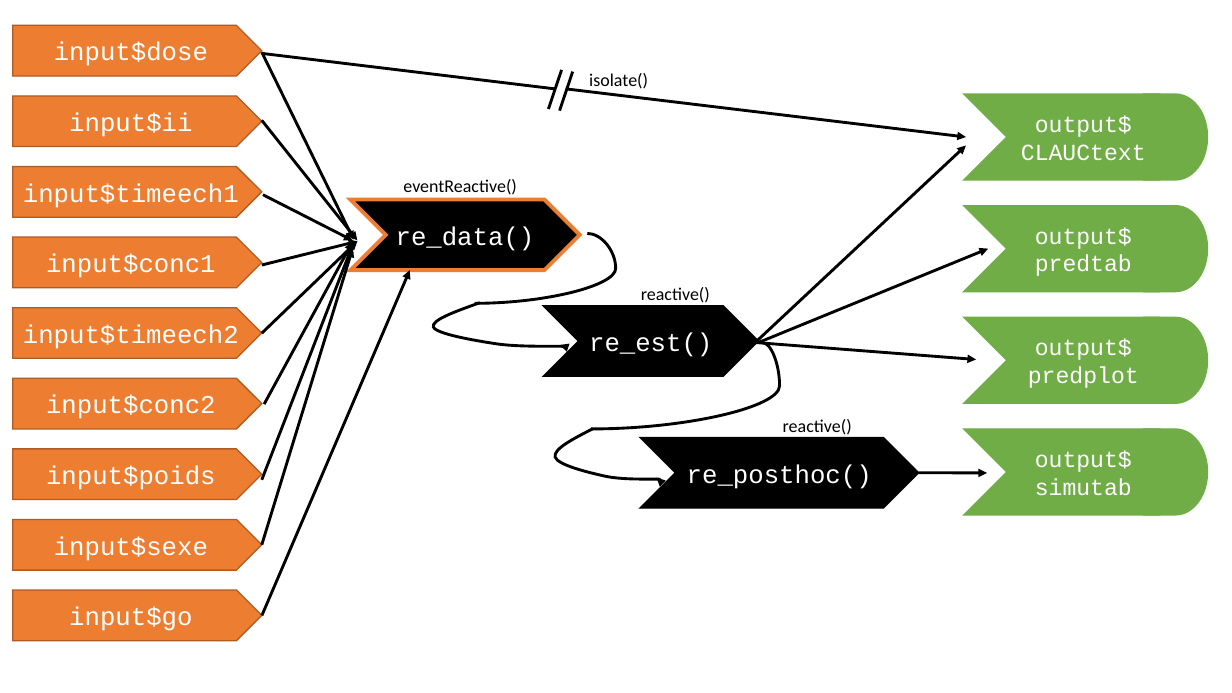
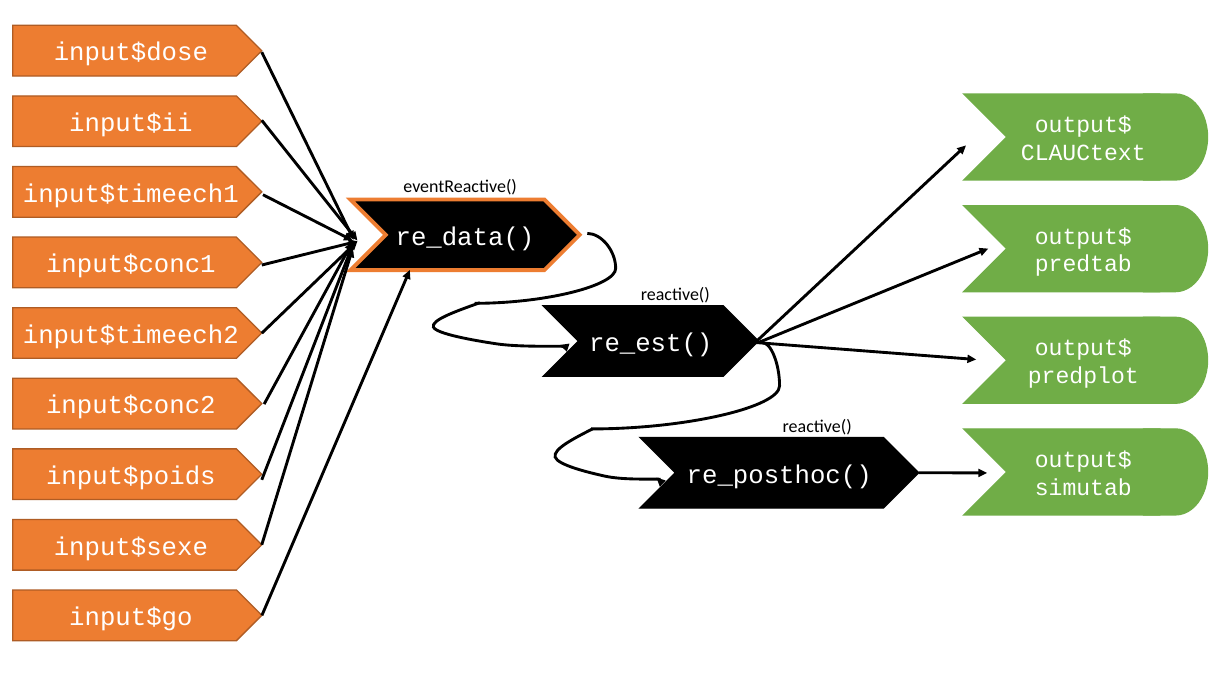
Before and after one commit to FelicienLL/gpco-workshop-2022, a slide deck: slide 11 of pptx/workflow2.pptx. Drawn at 1232x693 pixels with LibreOffice and Linux fonts; fonts in the diff are those of the drawing. Boxes give left, top, right and bottom in pixels: in the first picture for what was removed or moved away, otherwise in the second. Text is boxed around its words. In the diff, an @@ line names an element or a change of style, - is before the commit and + after.

```diff
--- a/pptx/workflow2.pptx
+++ b/pptx/workflow2.pptx
@@ line removed from (263, 54) to (555, 89) @@
@@ line removed from (549, 109) to (562, 70) @@
@@ line removed from (560, 111) to (573, 71) @@
@@ arrow removed from (566, 89) to (966, 137) @@
@@ text removed at bbox=[589, 73, 648, 91] @@
-isolate()
```
Also in this commit, not shown: 2 other slides changed, 10 other files.
